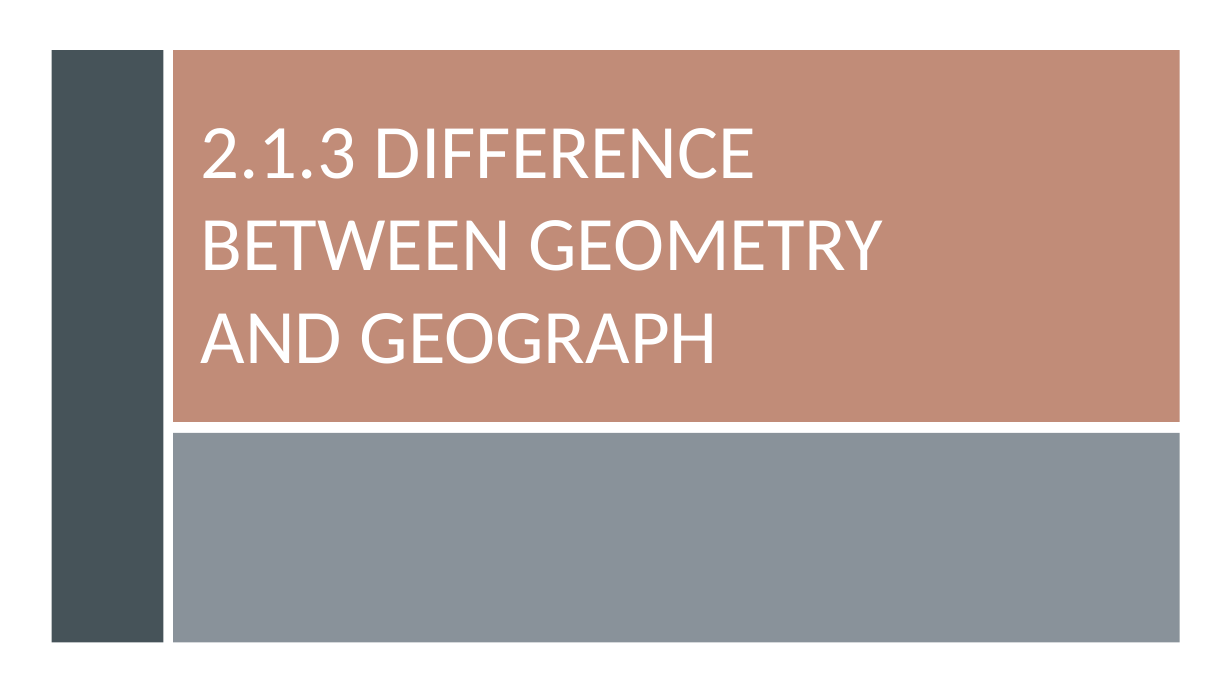
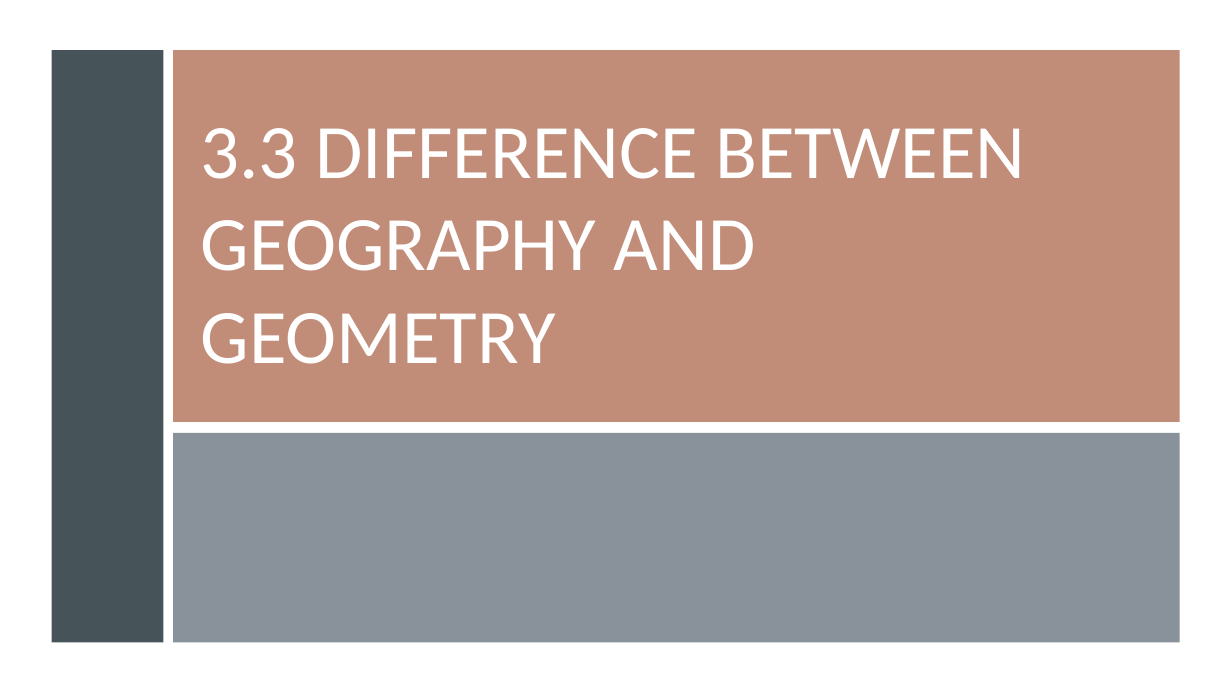
Before and after one commit to gisynw/ssj-376, a slide deck: slide 19 of docs/Lectures/Week03/Week03_SpatialData.pptx (slide 25 before the commit). Drawn at 1232x693 pixels with LibreOffice and Linux fonts; fonts in the diff are those of the drawing. Boxes give left, top, right and bottom in pixels: in the first picture for what was removed or moved away, otherwise in the second. Text is boxed around its words. In the diff, an @@ line names an element or a change of style, - is before the commit and + after.

```diff
--- a/docs/Lectures/Week03/Week03_SpatialData.pptx
+++ b/docs/Lectures/Week03/Week03_SpatialData.pptx
@@ title at (x1=201, y1=128, x2=1025, y2=364): text changed @@
-2.1.3 DIFFERENCE BETWEEN GEOMETRY AND GEOGRAPH
+3.3 DIFFERENCE BETWEEN GEOGRAPHY AND GEOMETRY
```
Also in this commit, not shown: 17 other slides changed, 17 slides added, 5 slides removed, 7 other files.
